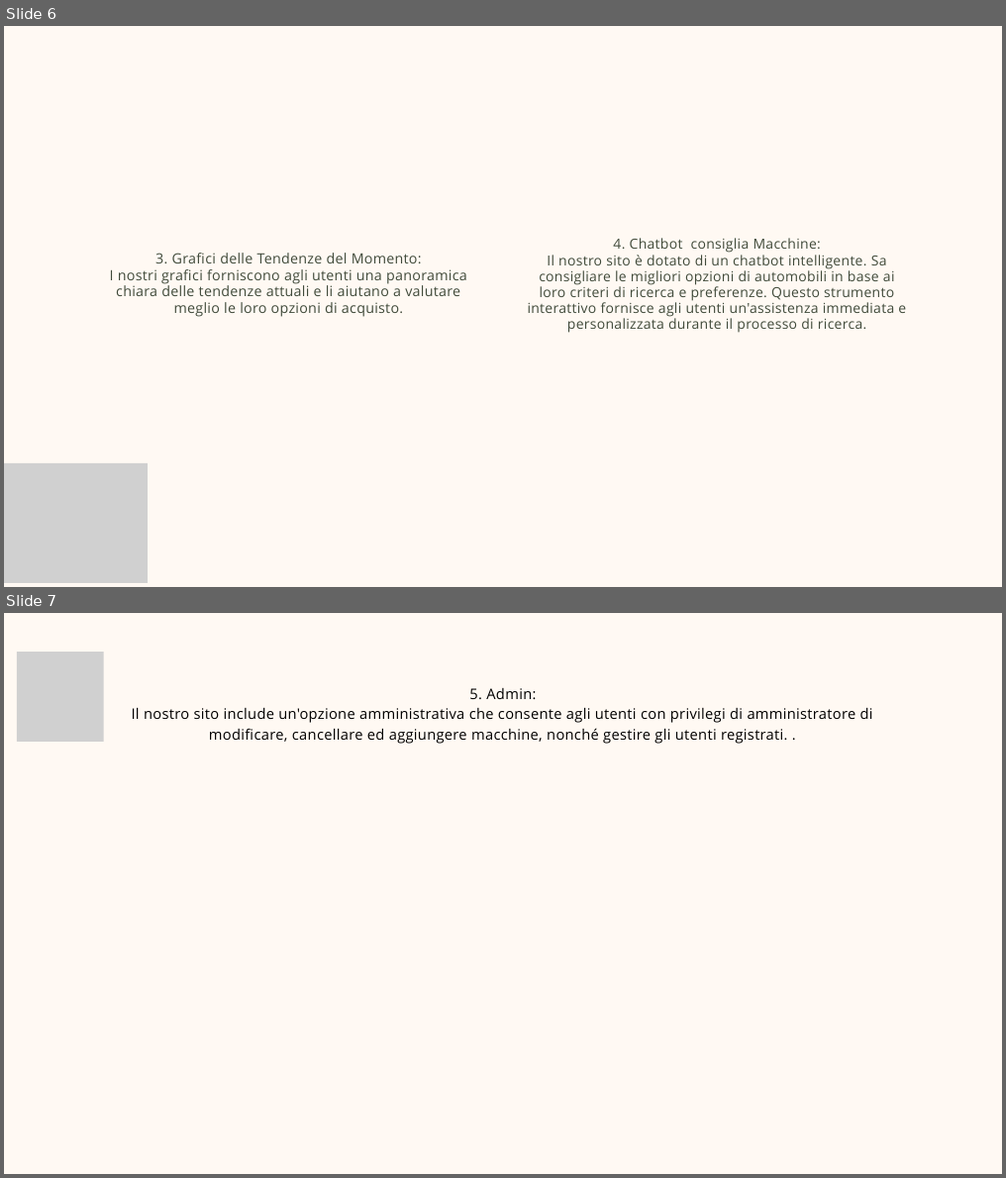
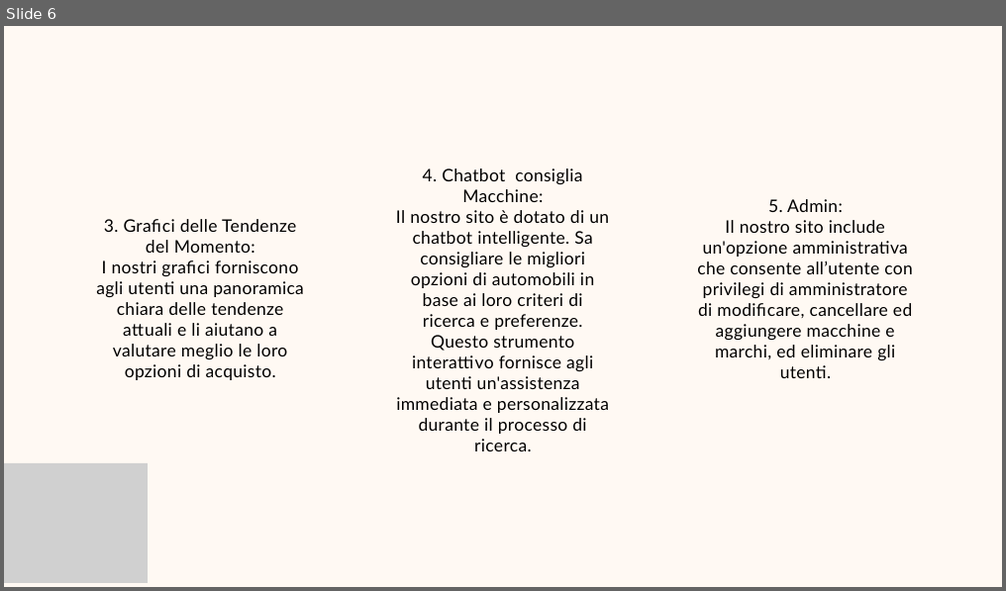
Before and after one commit to KKatowice/ProjectWork, a slide deck: presentazione/Presentazione ProjectWork-DrivenChoice.pptx. Shown one above the other, each under a label of ours: slides 6 and 7 before the commit, slide 6 after it. The pictures are 1006x1178 and 1006x591 pixels, drawn with LibreOffice and Linux fonts; fonts in the diff are those of the drawing; grey boxes stand for pictures. Boxes give left, top, right and bottom in pixels: in the first picture for what was removed or moved away, otherwise in the second. Text is boxed around its words. In the diff, an @@ line names an element or a change of style, - is before the commit and + after.

```diff
--- a/presentazione/Presentazione ProjectWork-DrivenChoice.pptx
+++ b/presentazione/Presentazione ProjectWork-DrivenChoice.pptx
@@ slide 7 removed at box(4, 613, 1002, 1174), background #FFF9F3 @@
@@ picture removed at box(17, 652, 103, 742) @@
@@ text removed at box(132, 688, 873, 744) @@
-5. Admin:
-Il nostro sito include un'opzione amministrativa che consente agli utenti con privilegi di amministratore di modificare, cancellare ed aggiungere macchine, nonché gestire gli utenti registrati. .
@@ slide 6 changed as well @@
@@ text "4. Chatbot consiglia Macchine:": place and size @@
-text "4. Chatbot consiglia Macchine:" at box(528, 238, 906, 333)
+text "4. Chatbot consiglia Macchine:" at box(396, 169, 609, 452)
@@ text "4. Chatbot consiglia Macchine:" at box(396, 169, 609, 452): size 20 to 25 pt, font Open Sans to Lato, text colour #414B3B to #000000, letter spacing 0.4 to 0.5 pt; line spacing 23.2pt to 30pt @@
@@ text added at box(697, 199, 913, 378), 25 pt, text #000000 @@
+5. Admin:
+Il nostro sito include un'opzione amministrativa che consente all’utente con privilegi di amministratore di modificare, cancellare ed aggiungere macchine e marchi, ed eliminare gli utenti.
@@ text "3. Grafici delle Tendenze del ...": place and size @@
-text "3. Grafici delle Tendenze del ..." at box(110, 253, 467, 317)
+text "3. Grafici delle Tendenze del ..." at box(96, 219, 304, 380)
@@ text "3. Grafici delle Tendenze del ..." at box(96, 219, 304, 380): size 20.3 to 25 pt, font Open Sans to Lato, text colour #414B3B to #000000, letter spacing 0.4 to 0.5 pt; line spacing 23.6pt to 30pt @@
```
Also in this commit, not shown: 6 other slides changed, 2 slides added.
